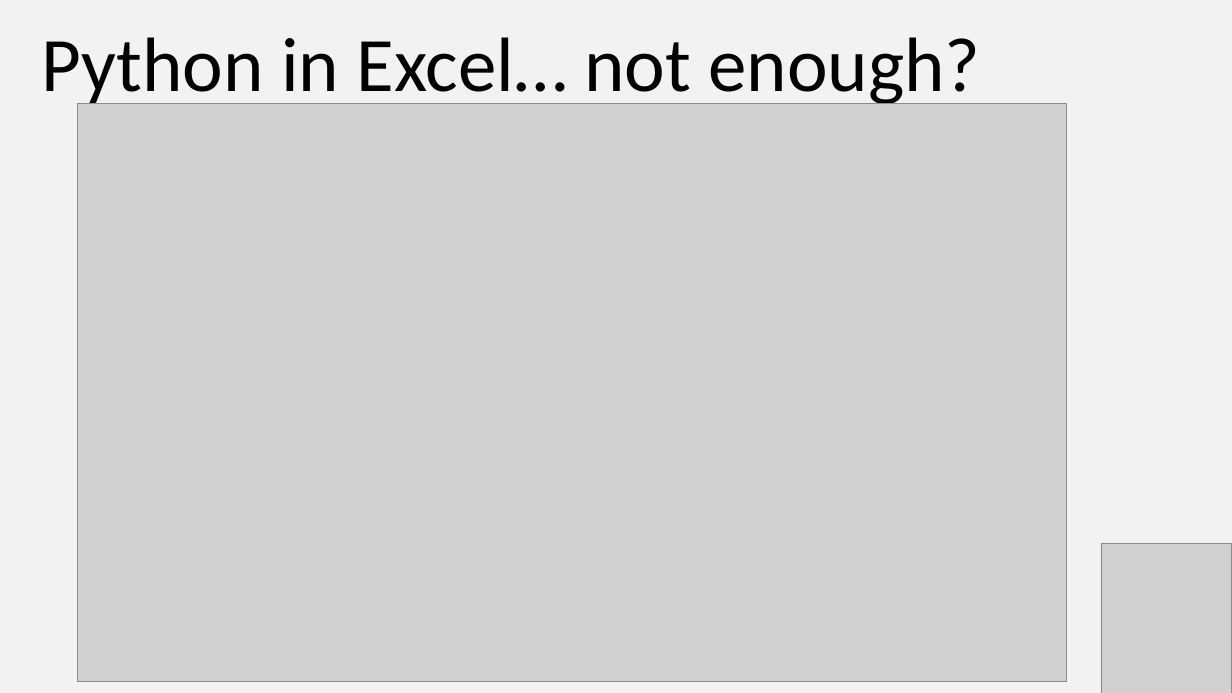
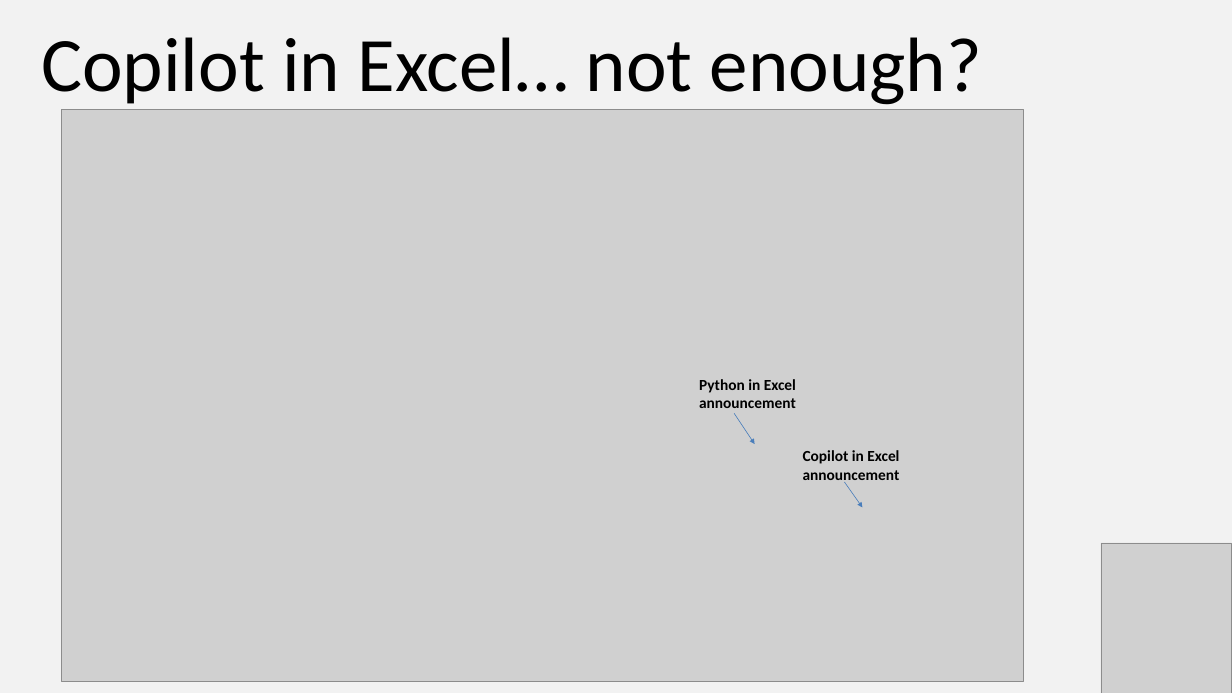
Before and after one commit to stringfestdata/xlgs-python-excel-copilot, a slide deck: slide 10 of xlgs-python-excel-copilot-slides.pptx (slide 5 before the commit). Drawn at 1232x693 pixels with LibreOffice and Linux fonts; fonts in the diff are those of the drawing; grey boxes stand for pictures. Boxes give left, top, right and bottom in pixels: in the first picture for what was removed or moved away, otherwise in the second. Text is boxed around its words. In the diff, an @@ line names an element or a change of style, - is before the commit and + after.

```diff
--- a/xlgs-python-excel-copilot-slides.pptx
+++ b/xlgs-python-excel-copilot-slides.pptx
@@ text at <box>41,37,982,105</box>: text changed @@
-Python in Excel… not enough?
+Copilot in Excel… not enough?
@@ picture: place and size @@
-picture at <box>77,103,1066,682</box>
+picture at <box>62,110,1024,681</box>
@@ text added at <box>699,379,796,408</box>, 18 pt, text #000000, bold @@
+Python in Excel announcement
@@ arrow added from (734, 413) to (755, 444), #4B7EBC 0.75 pt @@
@@ text added at <box>803,450,900,485</box>, 18 pt, text #000000, bold @@
+Copilot in Excel announcement
@@ arrow added from (845, 482) to (862, 508), #4B7EBC 0.75 pt @@
```
Also in this commit, not shown: 1 other slide changed, 1 slide added.
